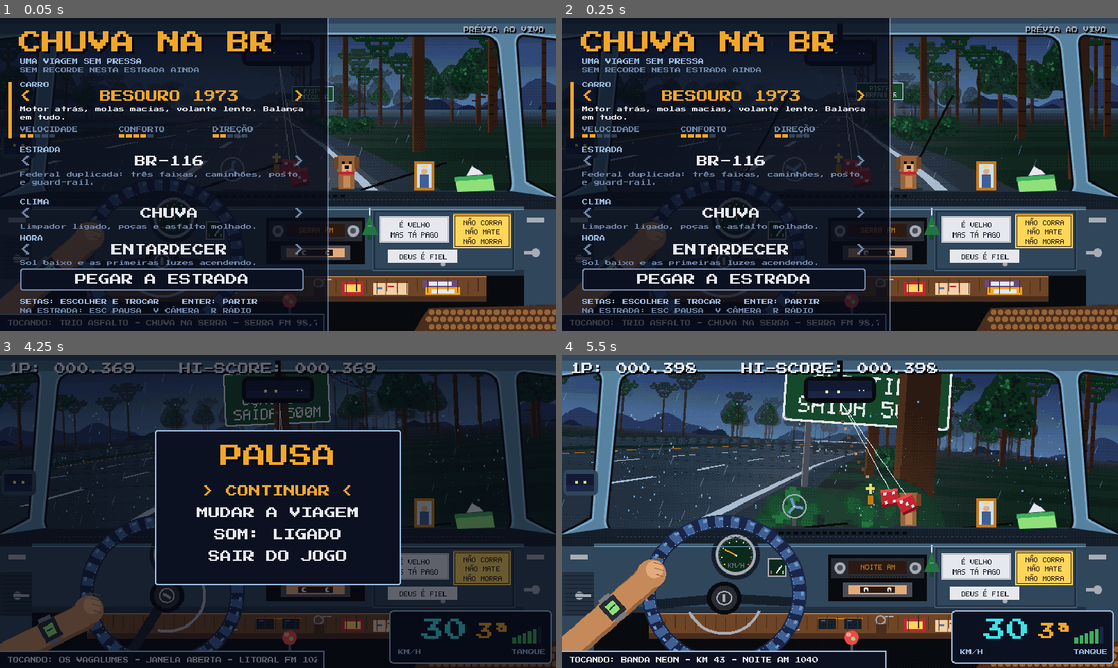
Above: before the commit, frames 1-4 (two rows, left to right).
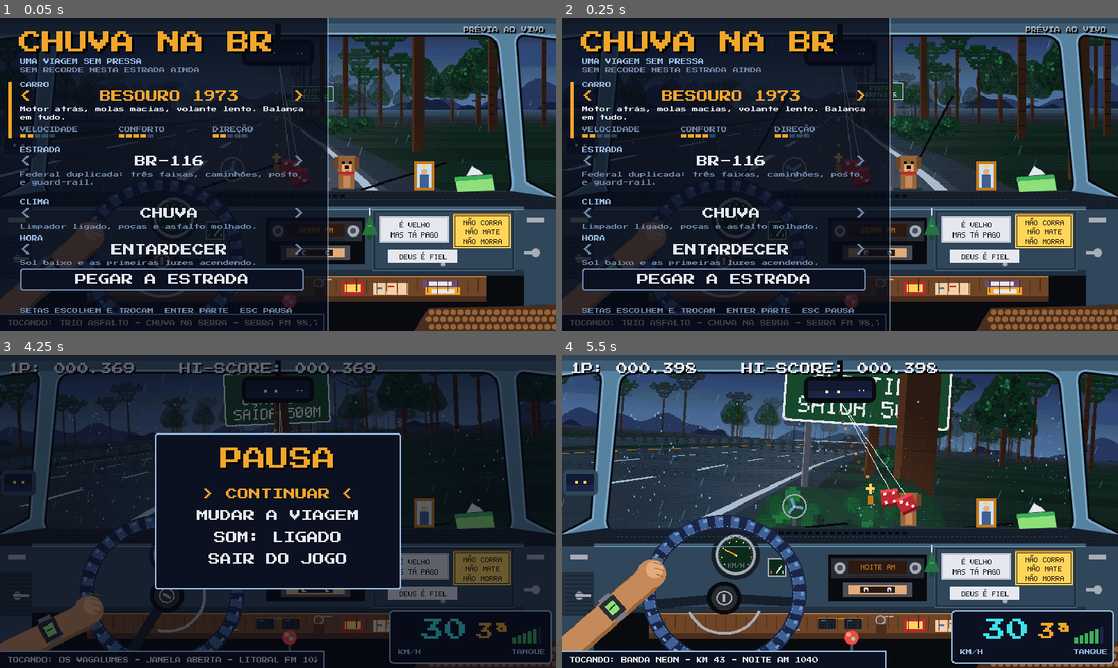
Above: after the commit, the same moments.

Repository: natanaelcd-coder/chuva-na-br-godot
Game: Godot game, scene res://main.tscn
Two runs of this game, one before a commit and one after it. Both use one fixed random seed, a clock stepped at 60 frames per second and the inputs below.
Inputs (mouse positions are in pixels of both pictures, inside the frame that each line leads up to):
- Up to frame 1 (0.05 s): no input
- Up to frame 2 (0.25 s): no input
- Up to frame 3 (4.25 s): tap Enter at 0.5, 0.6, 3.6 s; move the mouse to (400, 495) at 0.52 s; hold Right 0.53-1.25 s; click (400, 495) at 0.67 s; tap Space at 0.77, 1.07, 2.3, 3.77, 4.07 s; tap Keypad Enter at 0.8, 3.8 s; drag from (166, 527) to (250, 574) at 1.27 s; move the mouse to (333, 442) at 2.02 s; hold Right 2.03-2.75 s; tap R at 2.1 s; click (333, 442) at 2.17 s; drag from (250, 574) to (111, 464) at 2.77 s; move the mouse to (444, 558) at 3.52 s; hold Left from 3.53 s (still down); click (444, 558) at 3.67 s; tap Escape at 4.15 s
- Up to frame 4 (5.5 s): release Left at 4.25 s; drag from (673, 464) to (756, 433) at 4.27 s; tap Space at 5, 5.3 s; move the mouse to (867, 511) at 5.02 s; hold Down from 5.03 s (still down); tap R at 5.1 s; click (867, 511) at 5.17 s

The runs differ from the first frame. In frame 1, 0.5% of the frame differs, in the area x 3-53%, y 89-95%; in frame 2, 0.5%; in frame 3, 3.3%, in the area x 27-73%, y 24-75%; in frame 4, nothing differs.

Commit message:
Base para recursos em paralelo: sinais, carregador e ganchos
- game.gd carrega todo scripts/features/*.gd como filho e emite sinais
  (setup_done, trip_started, trip_ended, seg_passed, hole_hit,
  hole_missed, puddle_hit, bumped, refueled).
- Ganchos de desenho em world.gd (céu, carro, por cima) e cockpit.gd
  (penduricalhos, meio, por cima); tecla durante a direção.
- Menu: itens extras no menu e na pausa e uma tela genérica que os
  recursos preenchem; HUD ganha um aviso discreto (notice).
- Gravação única em user://viagem.cfg com store_get/store_set.
- km_trip, trip_time, view_sway; sprites guardam o nome.
- Buraco no centro volta a passar entre as rodas (P3 da rodada 09).
- Arte nova pode ir em tools/art/art_*.js.
- scripts/features/README.md documenta tudo isso.

Co-Authored-By: Claude Opus 5.5 <noreply@anthropic.com>
Claude-Session: https://claude.ai/code/session_01AAXhWSydK8E4nrsjVJ2YaC

Diff:
--- a/qa/metrics/latest.json
+++ b/qa/metrics/latest.json
@@ -1,7 +1,7 @@
 {
   "autopilot": {
     "car_bumps": 0,
-    "holes_hit": 8,
+    "holes_hit": 7,
     "per_seed_bumps": [
       0,
       0,
@@ -64,17 +64,17 @@
       "car_bumps": 1,
       "hazards_passed": 21,
       "hazards_per_min": 10.5,
-      "holes_hit": 1,
+      "holes_hit": 0,
       "lane_changes": 19,
       "lookahead_s": 1.6,
       "offroad_s": 0.0,
       "puddles_hit": 0,
-      "score": 54662,
+      "score": 58979,
       "seconds": 120.0,
       "speed_kmh": 90.0
     }
   ],
-  "generated_at": "2026-11-13T01:48:05",
+  "generated_at": "2026-11-13T02:17:14",
   "lane_change": [
     {
       "overshoot_road": 0.042,
@@ -307,7 +307,7 @@
     }
   ],
   "visibility": "medida na imagem renderizada: veja visibility_rendered (qa/shots/visibility.json, gerado por run_qa.sh)",
-  "wall_time_s": 125.377,
+  "wall_time_s": 121.799,
   "visibility_rendered": {
     "cams": {
       "chase": {
--- a/scripts/cockpit.gd
+++ b/scripts/cockpit.gd
@@ -162,6 +162,9 @@
 				R("16482c", -1, 15, 2, 3)
 				_reset()
 
+	g.feature_call("draw_hang", [self, Vector2(ax, ay)])   # features: more things hanging from the mirror
+	g.feature_call("draw_cabin_mid", [self])              # features: passenger, dash items (under the wheel and arm)
+
 	# --- gauges, clock and radio
 	var sp_: Array = lay.speedo
 	_needle(Vector2(sp_[0], sp_[1]), sp_[2], g.v / sp_[3], Color("f2a62a"))
@@ -255,3 +258,4 @@
 	draw_circle(h + Vector2(2, -3), 6.0, Color("e3ab7c"))
 	for i in range(-1, 3):
 		draw_line(h + Vector2(1 + i, -8 + i * 4), h + Vector2(8, -6 + i * 4), Color("96643a"), 0.5)
+	g.feature_call("draw_cabin_over", [self])   # features: anything over the whole cabin
--- a/scripts/game.gd
+++ b/scripts/game.gd
@@ -40,6 +40,22 @@
 var headlight := 0.16
 var his := {}         # best score per road
 
+# --- extension points for scripts/features/*.gd (each feature is a Node child of this one; see scripts/features/README.md)
+signal setup_done                                   # the trip was (re)built: new road, car, weather
+signal trip_started                                 # the player took the wheel
+signal trip_ended(summary: Dictionary)              # back to the menu: km, minutes, holes, puddles, bumps, score
+signal seg_passed(i: int)                           # the car crossed road segment i
+signal hole_hit(f: Dictionary, side: float, k: float)
+signal hole_missed(f: Dictionary, d: float)         # a pothole passed under the car without touching a wheel
+signal puddle_hit(f: Dictionary)
+signal bumped(kind: String)                         # "rear", "side", "oncoming", "rail"
+signal refueled(stop_i: int)
+var features: Array = []
+var store := ConfigFile.new()   # one save file for everything (user://viagem.cfg); use store_get/store_set
+var km_trip := 0.0              # km driven since the player took the wheel
+var trip_time := 0.0            # seconds since then
+var view_sway := 1.0            # comfort: scales how much the view rolls and pitches with the body
+
 @onready var hud = $HUD
 @onready var menu = $Menu
 
@@ -199,6 +215,7 @@
 	for i in 5:
 		tex["label%d" % i] = load("res://assets/sprites/label%d.png" % i)
 	_load_cfg()
+	_load_features()
 	setup()
 	_init_audio()
 	a_rain.play()
@@ -266,6 +283,7 @@
 	_env()
 	_now_playing()
 	$Cockpit.setup()
+	setup_done.emit()
 
 func _view_for(c: int) -> Dictionary:
 	var vw: Dictionary = VIEWS[c].duplicate()
@@ -280,10 +298,47 @@
 			best = i
 	return best
 
+func _load_features() -> void:
+	var dir := DirAccess.open("res://scripts/features")
+	if dir == null:
+		return
+	var names: Array = []
+	for f in dir.get_files():
+		f = f.trim_suffix(".remap")   # exported builds list scripts as *.gd.remap
+		if f.ends_with(".gd") and not names.has(f):
+			names.append(f)
+	names.sort()
+	for f in names:
+		var n := Node.new()
+		n.set_script(load("res://scripts/features/" + f))
+		n.name = f.get_basename()
+		add_child(n)
+		features.append(n)
+
+# calls method on every feature that has it; returns true if one of them returned true (consumed)
+func feature_call(method: String, args: Array = []) -> bool:
+	var used := false
+	for f in features:
+		if f.has_method(method):
+			if f.callv(method, args) == true:
+				used = true
+	return used
+
+func store_get(section: String, key: String, default = null):
+	return store.get_value(section, key, default)
+
+func store_set(section: String, key: String, value) -> void:
+	store.set_value(section, key, value)
+
+func store_save() -> void:
+	if Engine.has_meta("test_seed"):
+		return
+	store.save(CFG_PATH)
+
 func _load_cfg() -> void:
 	if Engine.has_meta("test_seed"):
 		return
-	var c := ConfigFile.new()
+	var c := store
 	if c.load(CFG_PATH) == OK:
 		for k in cfg.keys():
 			var v0 = c.get_value("viagem", k, cfg[k])
@@ -296,14 +351,11 @@
 		his["br"] = float(FileAccess.get_file_as_string(SAVE_PATH))
 
 func _save_cfg() -> void:
-	if Engine.has_meta("test_seed"):
-		return
-	var c := ConfigFile.new()
 	for k in cfg.keys():
-		c.set_value("viagem", k, cfg[k])
+		store.set_value("viagem", k, cfg[k])
 	for r in his.keys():
-		c.set_value("recordes", r, his[r])
-	c.save(CFG_PATH)
+		store.set_value("recordes", r, his[r])
+	store_save()
 
 
 # ---------------------------------------------------------------- track
@@ -340,7 +392,7 @@
 	TRACK = N * SEG
 
 func _add_spr(i: int, t_name: String, off: float, ww: float, kind := 0) -> void:
-	segs[posmod(i, N)].spr.append({"tex": tex[t_name], "off": off, "ww": ww, "kind": kind})
+	segs[posmod(i, N)].spr.append({"tex": tex[t_name], "off": off, "ww": ww, "kind": kind, "name": t_name})
 
 func _clear_around(i: int, r: int) -> void:   # keep a stop's forecourt free of trees and signs
 	for d in range(-r, r + 1):
@@ -667,6 +719,8 @@
 	n_holes = 0
 	n_puddles = 0
 	n_bumps = 0
+	km_trip = 0.0
+	trip_time = 0.0
 	menu.hide_all()
 	hud.set_drive(true)
 	set_auto(false)
@@ -675,10 +729,15 @@
 	a_rumble.play()
 	a_hiss.play()
 	hud.toast("BOA VIAGEM", 3.0)
+	trip_started.emit()
 
 # back to the trip planner: the car keeps rolling on autopilot behind the menu
 func to_menu() -> void:
 	_save_hi()
+	if started:
+		trip_ended.emit({"km": km_trip, "minutes": trip_time / 60.0, "holes": n_holes, "puddles": n_puddles,
+			"bumps": n_bumps, "score": score, "car": cfg.car, "road": cfg.road, "weather": cfg.weather, "time": cfg.time})
+	store_save()
 	started = false
 	state = "menu"
 	auto = true
@@ -735,6 +794,8 @@
 			DisplayServer.window_set_mode(DisplayServer.WINDOW_MODE_WINDOWED if full else DisplayServer.WINDOW_MODE_FULLSCREEN)
 		elif state == "menu" or state == "pause":
 			menu.key(k)
+		elif feature_call("drive_key", [k]):
+			pass
 		elif k == KEY_ESCAPE:
 			pause()
 		elif k == KEY_R:
@@ -790,9 +851,10 @@
 func _hit_feat(f: Dictionary, sp: float) -> void:
 	var d: float = f.x - px
 	if f.t == 0:   # pothole: which wheel took it?
-		var l: bool = absf(d + 0.2) < f.w + 0.06 or absf(d) < 0.06   # dead centre: both wheels drop in
-		var r: bool = absf(d - 0.2) < f.w + 0.06 or absf(d) < 0.06
-		if not l and not r:
+		var l: bool = absf(d + 0.2) < f.w + 0.06
+		var r: bool = absf(d - 0.2) < f.w + 0.06
+		if not l and not r:   # it went between or beside the wheels
+			hole_missed.emit(f, d)
 			return
 		var side := 0.0 if (l and r) else (-1.0 if l else 1.0)
 		var k := (0.5 + sp) * (0.75 + 5.0 * clampf(f.w - 0.07, 0.0, 0.05)) * (1.3 if side == 0.0 else 1.0)   # bigger hole, harder hit; both wheels, harder still
@@ -807,6 +869,7 @@
 		dice_v += randf_range(-3, 3)
 		clean = maxf(0.0, clean - 8.0)
 		n_holes += 1
+		hole_hit.emit(f, side, k)
 		sfx["hole"].volume_db = linear_to_db(0.35 + 0.65 * clampf(k / 1.45, 0.0, 1.0))
 		_sfx("hole")
 		if started and hud.toast_t <= 0.0:
@@ -820,6 +883,7 @@
 		v = maxf(0.0, v - 5.0 * sp)
 		zb_v -= 60.0
 		n_puddles += 1
+		puddle_hit.emit(f)
 		_splash()
 
 # autopilot: weigh potholes, puddles and slower cars over the next ~1.6 s in each lane
@@ -1026,6 +1090,7 @@
 			mult = maxi(1, mult - 1)   # a scrape costs a step, like a nudge
 			clean = minf(clean, (mult - 1) * 25.0)
 			hud.toast("EPA, GUARD-RAIL!" if road.median == "rail" else "EPA, MURETA!", 1.5)
+			bumped.emit("rail")
 		px = -1.06
 		vx = maxf(vx, 0.0)
 	if walled and px <= -1.04:   # holding it against the rail scrubs speed
@@ -1048,10 +1113,12 @@
 		for n in 4:
 			for f in segs[i].feat:
 				_hit_feat(f, sp)
+			seg_passed.emit(i)
 			if postos.has(i):
 				if px > LANES.back() - 0.42:
 					fuel = 1.0
 					low_warn = false
+					refueled.emit(i)
 					if started:
 						score += 500.0
 						hud.toast("TANQUE CHEIO  +500")
@@ -1097,6 +1164,8 @@
 			hud.toast("DIREÇÃO SUAVE  x%d" % m)
 		mult = m
 		score += v * dt * 2.0 * mult
+		km_trip += v * dt / 3600.0
+		trip_time += dt
 		save_t += dt
 		if save_t > 3.0:
 			save_t = 0.0
@@ -1146,6 +1215,7 @@
 					dice_v += 3.0
 					pitch_v -= 0.5
 					hud.toast("OPA! SEM PRESSA")
+					bumped.emit("side" if swipe else "rear")
 					n_bumps += 1
 					_sfx("bump")
 		elif road.two_way and absf(c.x) < 1.0:   # oncoming, on our road: flashes and honks, a touch costs a step
@@ -1170,6 +1240,7 @@
 					dice_v += 3.0
 					roll_v += 0.4
 					hud.toast("OLHA A CONTRAMÃO!")
+					bumped.emit("oncoming")
 					n_bumps += 1
 					sfx["bump"].volume_db = 0.0
 					_sfx("bump")
--- a/scripts/hud.gd
+++ b/scripts/hud.gd
@@ -99,6 +99,9 @@
 	set_values(0, 0, 0, "N", 0.8)
 
 func _process(dt: float) -> void:
+	if notice_t > 0.0:
+		notice_t -= dt
+		l_notice.modulate.a = clampf(notice_t / 0.6, 0.0, 1.0)
 	if now_w > 0.0:   # marquee: pause at the start, then scroll and loop
 		now_t += dt
 		l_now.position.x = -floorf(fmod(maxf(0.0, now_t - 2.0) * 30.0, now_w))
@@ -137,6 +140,16 @@
 		now_w = 0.0
 		l_now.text = txt
 
+# a discreet line over the radio strip, for things that shouldn't shout (new sticker, km milestone...)
+var l_notice: Label
+var notice_t := 0.0
+func notice(txt: String, dur := 4.0) -> void:
+	if l_notice == null:
+		l_notice = _label("", 8, Color("ffd65a"), Vector2(10, 396), self, true)
+	l_notice.text = txt
+	notice_t = dur
+	l_notice.modulate.a = 1.0
+
 func set_drive(on: bool) -> void:
 	for n in drive_nodes:
 		n.visible = on
--- a/scripts/menu.gd
+++ b/scripts/menu.gd
@@ -12,7 +12,18 @@
 const LABELS := ["CARRO", "ESTRADA", "CLIMA", "HORA"]
 const ROW_Y := [88, 178, 250, 300]
 const BTN := Rect2(28, 346, 392, 30)
-const PAUSE_ITEMS := ["CONTINUAR", "MUDAR A VIAGEM", "SOM", "SAIR DO JOGO"]
+# pause items: built-ins plus whatever features add with add_pause_item (inserted before SAIR DO JOGO)
+var PAUSE_ITEMS: Array = ["CONTINUAR", "MUDAR A VIAGEM", "SOM", "SAIR DO JOGO"]
+var pause_cbs := {}        # label -> Callable, for feature items
+var extras: Array = []     # main-menu extra buttons: [{label, cb}], shown in a row under PEGAR A ESTRADA
+var extra_sel := 0
+var extras_label: Label
+var screen_root: Control
+var screen_title: Label
+var screen_body: Control
+var screen_key := Callable()
+var screen_back := ""      # what to show when the screen closes: "main" or "pause"
+var pause_frame: Panel
 
 var font: FontFile = preload("res://assets/fonts/Estrada2P.ttf")
 var g
@@ -110,8 +121,8 @@
 	btn_label = _lbl("PEGAR A ESTRADA", 16, INK, BTN.position + Vector2(0, 7), main_root)
 	btn_label.size = Vector2(BTN.size.x, 18)
 	btn_label.horizontal_alignment = HORIZONTAL_ALIGNMENT_CENTER
-	_lbl("SETAS: ESCOLHER E TROCAR    ENTER: PARTIR", 8, LINE, Vector2(28, 388), main_root)
-	_lbl("NA ESTRADA: ESC PAUSA  V CÂMERA  R RÁDIO", 8, DIM, Vector2(28, 400), main_root)
+	extras_label = _lbl("", 8, DIM, Vector2(28, 384), main_root)
+	_lbl("SETAS ESCOLHEM E TROCAM  ENTER PARTE  ESC PAUSA", 8, DIM, Vector2(28, 400), main_root)
 	_lbl("PRÉVIA AO VIVO", 8, Color(INK, 0.6), Vector2(640, 12), main_root, true)
 
 func _build_pause() -> void:
@@ -120,19 +131,88 @@
 	pause_root.mouse_filter = Control.MOUSE_FILTER_IGNORE
 	add_child(pause_root)
 	_rect(Rect2(0, 0, 768, 432), Color(0.02, 0.03, 0.07, 0.6), pause_root)
-	_frame(Rect2(214, 104, 340, 214), Color("0b1120"), LINE, pause_root)
+	pause_frame = _frame(Rect2(214, 104, 340, 214), Color("0b1120"), LINE, pause_root)
 	var t := _lbl("PAUSA", 32, AMBER, Vector2(214, 124), pause_root, true)
 	t.size = Vector2(340, 34)
 	t.horizontal_alignment = HORIZONTAL_ALIGNMENT_CENTER
+	t.name = "PauseTitle"
+	_rebuild_pause()
+	# a generic full screen that features fill (caderneta, garagem, diário, ajustes...)
+	screen_root = Control.new()
+	screen_root.size = Vector2(768, 432)
+	screen_root.mouse_filter = Control.MOUSE_FILTER_IGNORE
+	add_child(screen_root)
+	_rect(Rect2(0, 0, 768, 432), Color(0.02, 0.03, 0.07, 0.85), screen_root)
+	_frame(Rect2(20, 16, 728, 400), Color("0b1120"), LINE, screen_root)
+	screen_title = _lbl("", 16, AMBER, Vector2(40, 32), screen_root, true)
+	screen_body = Control.new()
+	screen_body.position = Vector2(40, 60)
+	screen_body.size = Vector2(688, 330)
+	screen_body.mouse_filter = Control.MOUSE_FILTER_PASS
+	screen_root.add_child(screen_body)
+	_lbl("ESC: VOLTAR", 8, DIM, Vector2(640, 36), screen_root)
+	screen_root.visible = false
+
+func _rebuild_pause() -> void:
+	for l in pause_labels:
+		l.queue_free()
+	pause_labels.clear()
+	var hgt := 96 + PAUSE_ITEMS.size() * 30
+	var top := int((432 - hgt) / 2.0)
+	pause_frame.position = Vector2(214, top)
+	pause_frame.size = Vector2(340, hgt)
+	pause_root.get_node("PauseTitle").position = Vector2(214, top + 20)
 	for i in PAUSE_ITEMS.size():
-		var l := _lbl("", 16, INK, Vector2(214, 180 + i * 30), pause_root)
+		var l := _lbl("", 16, INK, Vector2(214, top + 76 + i * 30), pause_root)
 		l.size = Vector2(340, 18)
 		l.horizontal_alignment = HORIZONTAL_ALIGNMENT_CENTER
 		pause_labels.append(l)
 
+# ---- API for features (scripts/features/*.gd)
+func add_main_item(label: String, cb: Callable) -> void:
+	extras.append({"label": label, "cb": cb})
+	refresh()
+
+func add_pause_item(label: String, cb: Callable) -> void:
+	PAUSE_ITEMS.insert(PAUSE_ITEMS.size() - 1, label)
+	pause_cbs[label] = cb
+	_rebuild_pause()
+	refresh()
+
+# builder(body: Control) fills the screen; on_key(k: int) gets keys while it is open (Esc always closes)
+func open_screen(title: String, builder: Callable, on_key := Callable()) -> void:
+	screen_back = "pause" if pause_root.visible else "main"
+	main_root.visible = false
+	pause_root.visible = false
+	for c in screen_body.get_children():
+		c.queue_free()
+	screen_title.text = title
+	screen_key = on_key
+	screen_root.visible = true
+	builder.call(screen_body)
+
+func close_screen() -> void:
+	screen_root.visible = false
+	if screen_back == "pause":
+		show_pause()
+	elif g.state == "menu":
+		show_main()
+
+func screen_open() -> bool:
+	return screen_root.visible
+
+# helpers features can use to fill a screen in the same style
+func label(txt: String, size: int, col: Color, pos: Vector2, parent: Node) -> Label:
+	return _lbl(txt, size, col, pos, parent)
+
+func box(r: Rect2, col: Color, parent: Node) -> ColorRect:
+	return _rect(r, col, parent)
+
 func hide_all() -> void:
 	main_root.visible = false
 	pause_root.visible = false
+	if screen_root:
+		screen_root.visible = false
 
 func show_main() -> void:
 	pause_root.visible = false
@@ -173,6 +253,17 @@
 	btn_label.label_settings.font_color = AMBER if bon else INK
 	var rec: float = g.his.get(g.cfg.road, 0.0)
 	record.text = "RECORDE NESTA ESTRADA: %s" % _fmt(rec) if rec > 0.0 else "SEM RECORDE NESTA ESTRADA AINDA"
+	for f in g.features:   # a feature can replace this line with its own (e.g. odometer, collection)
+		if f.has_method("menu_info"):
+			var tx: String = f.menu_info()
+			if tx != "":
+				record.text = tx
+	var parts: Array = []
+	for i in extras.size():
+		var on := sel == KEYS.size() + 1 and i == extra_sel
+		parts.append(("> %s <" if on else "%s") % extras[i].label)
+	extras_label.text = "   ".join(parts)
+	extras_label.label_settings.font_color = AMBER if sel == KEYS.size() + 1 else DIM
 	for i in PAUSE_ITEMS.size():
 		var txt: String = PAUSE_ITEMS[i]
 		if txt == "SOM":
@@ -195,12 +286,21 @@
 	_preview_cam()
 	refresh()
 
+func _rows() -> int:   # rows you can move through: options, the start button, and the extras row if any
+	return KEYS.size() + (2 if extras.size() > 0 else 1)
+
 func _select(i: int) -> void:
-	sel = clampi(i, 0, KEYS.size())
+	sel = clampi(i, 0, _rows() - 1)
 	_preview_cam()
 	refresh()
 
 func key(k: int) -> void:
+	if screen_root.visible:
+		if k == KEY_ESCAPE:
+			close_screen()
+		elif screen_key.is_valid():
+			screen_key.call(k)
+		return
 	if pause_root.visible:
 		match k:
 			KEY_UP, KEY_W:
@@ -219,19 +319,31 @@
 		return
 	match k:
 		KEY_UP, KEY_W:
-			_select((sel + KEYS.size()) % (KEYS.size() + 1))
+			_select((sel + _rows() - 1) % _rows())
 		KEY_DOWN, KEY_S:
-			_select((sel + 1) % (KEYS.size() + 1))
+			_select((sel + 1) % _rows())
 		KEY_LEFT, KEY_A:
 			if sel < KEYS.size():
 				_change(sel, -1)
+			elif sel == KEYS.size() + 1:
+				extra_sel = (extra_sel + extras.size() - 1) % extras.size()
+				refresh()
 		KEY_RIGHT, KEY_D:
 			if sel < KEYS.size():
 				_change(sel, 1)
+			elif sel == KEYS.size() + 1:
+				extra_sel = (extra_sel + 1) % extras.size()
+				refresh()
 		KEY_ENTER, KEY_KP_ENTER, KEY_SPACE:
-			g.begin()
+			if sel == KEYS.size() + 1:
+				extras[extra_sel].cb.call()
+			else:
+				g.begin()
 
 func _pause_pick(i: int) -> void:
+	if pause_cbs.has(PAUSE_ITEMS[i]):
+		pause_cbs[PAUSE_ITEMS[i]].call()
+		return
 	match PAUSE_ITEMS[i]:
 		"CONTINUAR":
 			g.resume()
@@ -245,9 +357,11 @@
 			get_tree().quit()
 
 func click(p: Vector2) -> void:
+	if screen_root.visible:
+		return
 	if pause_root.visible:
 		for i in PAUSE_ITEMS.size():
-			if Rect2(214, 176 + i * 30, 340, 26).has_point(p):
+			if Rect2(214, pause_frame.position.y + 72 + i * 30, 340, 26).has_point(p):
 				psel = i
 				_pause_pick(i)
 				return
@@ -257,6 +371,17 @@
 	if BTN.has_point(p):
 		g.begin()
 		return
+	if extras.size() > 0 and Rect2(20, 380, 432, 14).has_point(p):   # extras row: pick by horizontal position
+		var x := 28.0
+		for i in extras.size():
+			var w: float = (extras[i].label.length() + 6) * 8.0
+			if p.x < x + w:
+				extra_sel = i
+				sel = KEYS.size() + 1
+				refresh()
+				extras[i].cb.call()
+				return
+			x += w
 	for i in KEYS.size():
 		var y: float = ROW_Y[i]
 		if Rect2(20, y - 4, 432, (80 if i < 2 else 48)).has_point(p):
--- a/scripts/world.gd
+++ b/scripts/world.gd
@@ -31,8 +31,8 @@
 	# inside the car the world tilts and bobs against the cabin: roll and pitch of the body
 	if g.cam == 0:
 		var c := Vector2(W / 2.0, g.view.hy + 40.0)
-		var r: float = -g.roll * 1.5
-		var o: Vector2 = c + (Vector2(0.0, g.pitch * 190.0) - c).rotated(r)
+		var r: float = -g.roll * 1.5 * g.view_sway
+		var o: Vector2 = c + (Vector2(0.0, g.pitch * 190.0 * g.view_sway) - c).rotated(r)
 		transform = Transform2D(r, Vector2(2, 2), 0.0, o * 2.0)
 	else:
 		transform = Transform2D(0.0, Vector2(2, 2), 0.0, Vector2.ZERO)
@@ -225,6 +225,7 @@
 		var cx := fposmod(c[0] - sky_off * 0.3, 520.0) - 110.0
 		draw_rect(Rect2(cx, c[1], c[2], c[3]), cc)
 		draw_rect(Rect2(cx + c[2] * 0.2, c[1] - c[3] * 0.5, c[2] * 0.5, c[3]), cc)
+	g.feature_call("draw_sky", [self, hy])   # features: rainbow, fireworks, balloons...
 	var hf: PackedFloat32Array = g.hill_f
 	var hn: PackedFloat32Array = g.hill_n
 	var col_f: Color = g.e_hf
@@ -474,6 +475,7 @@
 			var rh := r.size.y
 			if dusty:
 				_dust(rx + rw * 0.5, sy - rh * 0.15, rw, alpha)
+			g.feature_call("draw_car", [self, c, r, alpha])   # features: bumper phrases, blinkers...
 			if c.dir < 0 and c.get("flash_t", 0.0) > 0.0 and int(c.flash_t * 6.0) % 2 == 0:   # high beams: get back in your lane
 				_glow(rx + rw * 0.16, r.position.y + rh * 0.55, rw * 1.6 + 6.0, Color(1.0, 0.97, 0.85), alpha)
 				_glow(rx + rw * 0.84, r.position.y + rh * 0.55, rw * 1.6 + 6.0, Color(1.0, 0.97, 0.85), alpha)
@@ -490,6 +492,7 @@
 		if not ck and sg.i == pseg:
 			var k := fmod(g.pos, SEG) / SEG
 			_draw_player(lerpf(asx, bsx, k) + lerpf(asw, bsw, k) * g.px, lerpf(asy, bsy, k), lerpf(a_s, b_s, k))
+	g.feature_call("draw_world_over", [self])   # features: anything drawn over the road and traffic
 	if ck:
 		_glow(W / 2.0, 150.0, 150.0, LIGHT, g.headlight)   # own headlights on the road
 	else:
Not shown, changed: qa/shots/fps.txt
